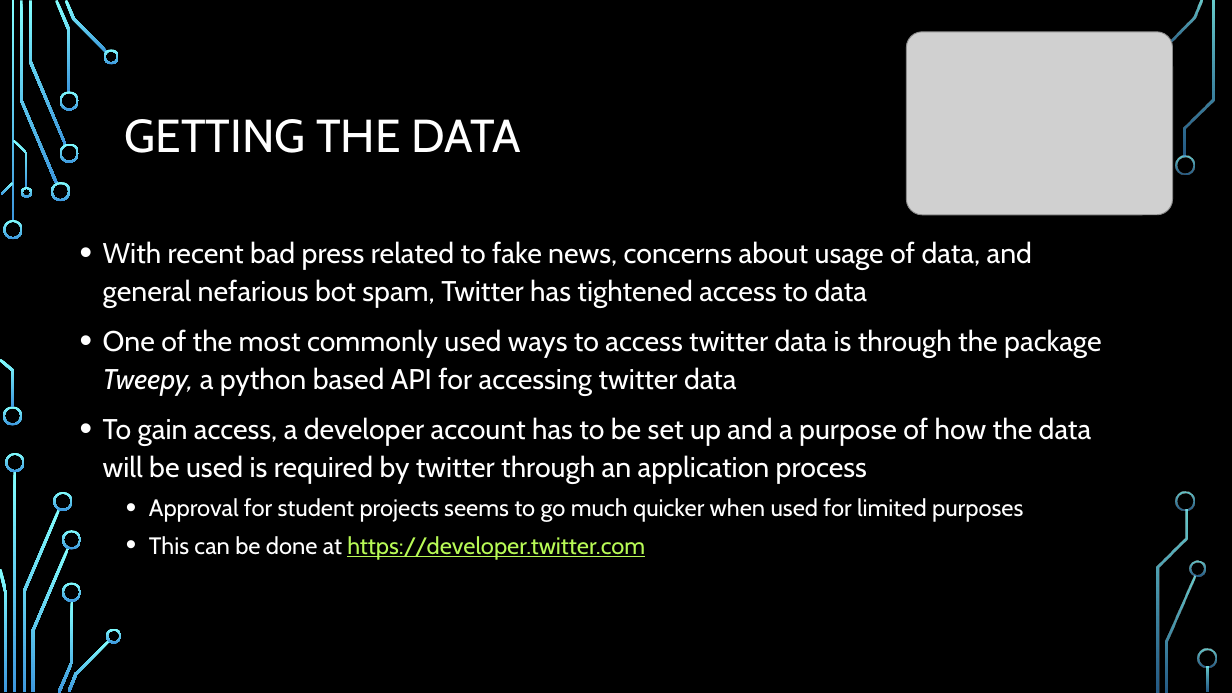
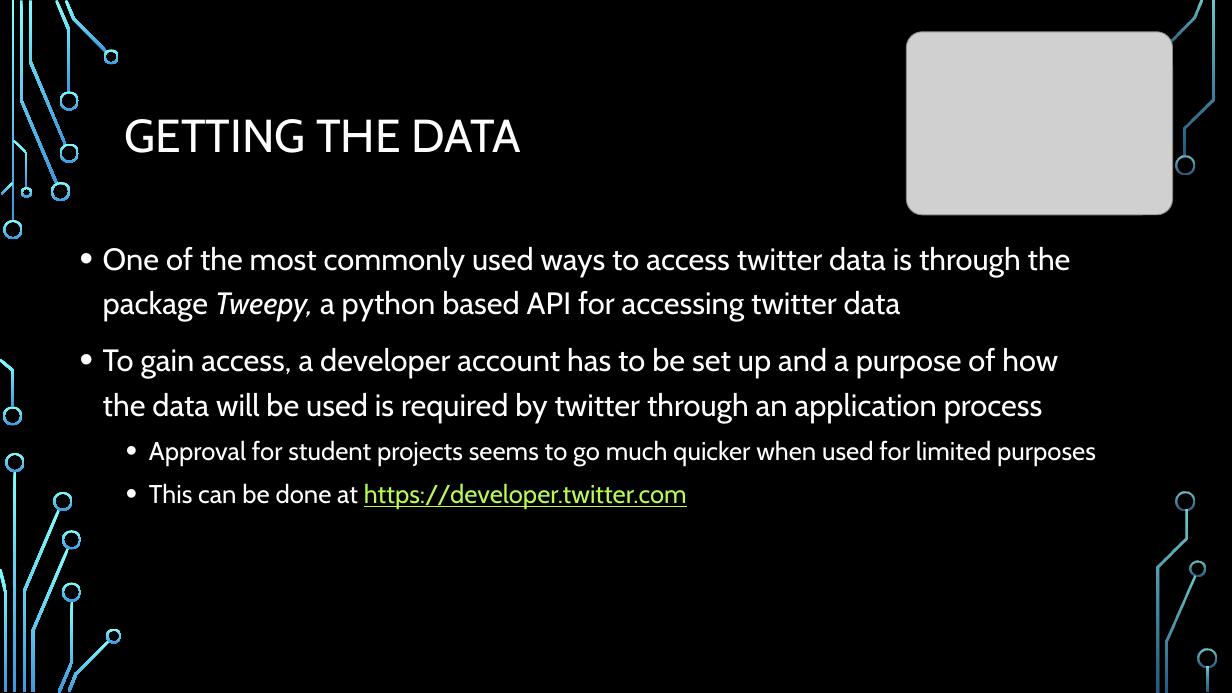
Before and after one commit to cdmorgan103/TwitterData7330, a slide deck: slide 3 of 7330 Twitter data project Presentation.pptx. Drawn at 1232x693 pixels with LibreOffice and Linux fonts; fonts in the diff are those of the drawing; grey boxes stand for pictures; background and template pictures are left out. Boxes give left, top, right and bottom in pixels: in the first picture for what was removed or moved away, otherwise in the second. Text is boxed around its words. In the diff, an @@ line names an element or a change of style, - is before the commit and + after.

```diff
--- a/7330 Twitter data project Presentation.pptx
+++ b/7330 Twitter data project Presentation.pptx
@@ text "One of the most commonly ..." at box(103, 247, 1096, 509): size 22.2 to 24 pt in "One of the most commonly used ways ...", "To gain access, a developer account has ..."; size 18.5 to 20 pt in "Approval for student projects seems to go ...", "This can be done at https://developer.twitter.com"; line spacing 1.1 to 1.2 @@
@@ text at box(103, 241, 1032, 308): paragraph removed @@
-• With recent bad press related to fake news, concerns about usage of data, and general nefarious bot spam, Twitter has tightened access to data
```
Also in this commit, not shown: 4 other slides changed, 1 other file.
